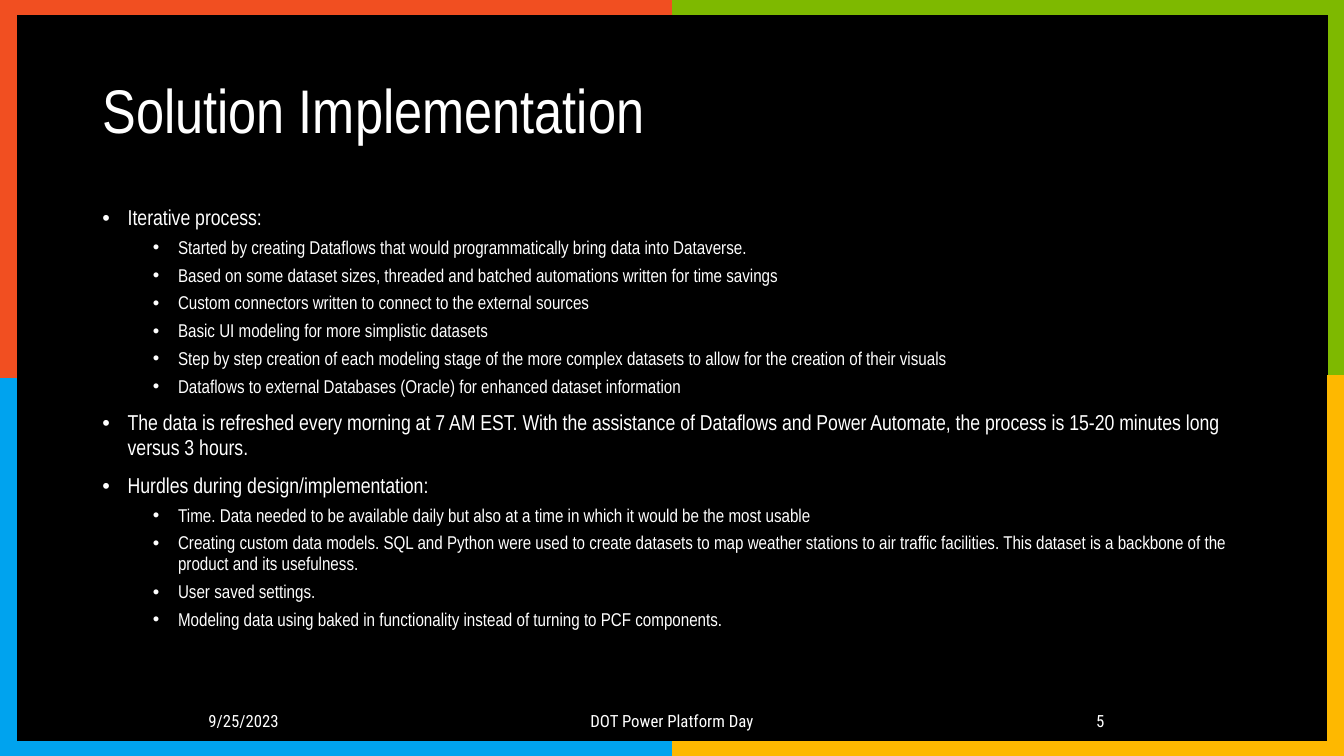
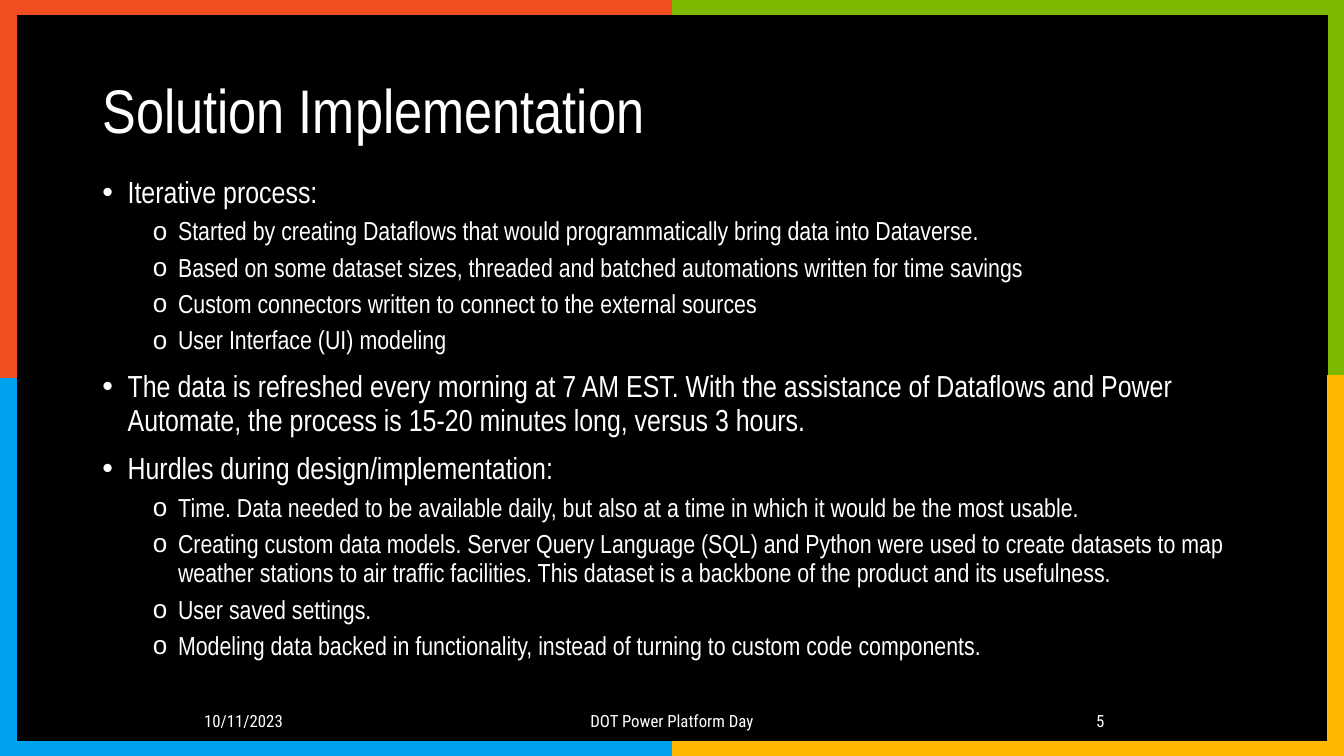
Before and after one commit to blakeZTL/DOT-PowerPlatformDay, a slide deck: slide 5 of Eagle Eye Presentation.pptx. Drawn at 1344x756 pixels with LibreOffice and Linux fonts; fonts in the diff are those of the drawing; background and template pictures are left out. Boxes give left, top, right and bottom in pixels: in the first picture for what was removed or moved away, otherwise in the second. Text is boxed around its words. In the diff, an @@ line names an element or a change of style, - is before the commit and + after.

```diff
--- a/Eagle Eye Presentation.pptx
+++ b/Eagle Eye Presentation.pptx
@@ text "Iterative process:": place and size @@
-text "Iterative process:" at bbox=[128, 209, 1226, 630]
+text "Iterative process:" at bbox=[128, 181, 1223, 661]
@@ text at bbox=[128, 181, 1022, 624]: size 15.4 to 21.7 pt in "Iterative process:", "Hurdles during design/implementation:"; size 13.2 to 18.6 pt in "Started by creating Dataflows that would programmatically ...", "Based on some dataset sizes, threaded and ...", "Custom connectors written to connect to the ...", "User saved settings."; bullet • to o @@
@@ text at bbox=[128, 330, 1172, 437]: text changed; size 13.2 to 21.7 pt @@
-  • Basic UI modeling for more simplistic datasets
-  • Step by step creation of each modeling stage of the more complex datasets to allow for the creation of their visuals
-  • Dataflows to external Databases (Oracle) for enhanced dataset information
-• The data is refreshed every morning at 7 AM EST. With the assistance of Dataflows and Power Automate, the process is 15-20 minutes long versus 3 hours.
+  o User Interface (UI) modeling
+• The data is refreshed every morning at 7 AM EST. With the assistance of Dataflows and Power Automate, the process is 15-20 minutes long, versus 3 hours.
@@ text at bbox=[178, 498, 1223, 588]: text changed; size 13.2 to 18.6 pt @@
-  • Time. Data needed to be available daily but also at a time in which it would be the most usable
-  • Creating custom data models. SQL and Python were used to create datasets to map weather stations to air traffic facilities. This dataset is a backbone of the product and its usefulness.
+  o Time. Data needed to be available daily, but also at a time in which it would be the most usable.
+  o Creating custom data models. Server Query Language (SQL) and Python were used to create datasets to map weather stations to air traffic facilities. This dataset is a backbone of the product and its usefulness.
@@ text at bbox=[178, 636, 981, 661]: text changed; size 13.2 to 18.6 pt @@
-  • Modeling data using baked in functionality instead of turning to PCF components.
+  o Modeling data backed in functionality, instead of turning to custom code components.
@@ text at bbox=[204, 715, 283, 728]: text changed @@
-9/25/2023
+10/11/2023
```
Also in this commit, not shown: 8 other slides changed, 1 slide removed.
